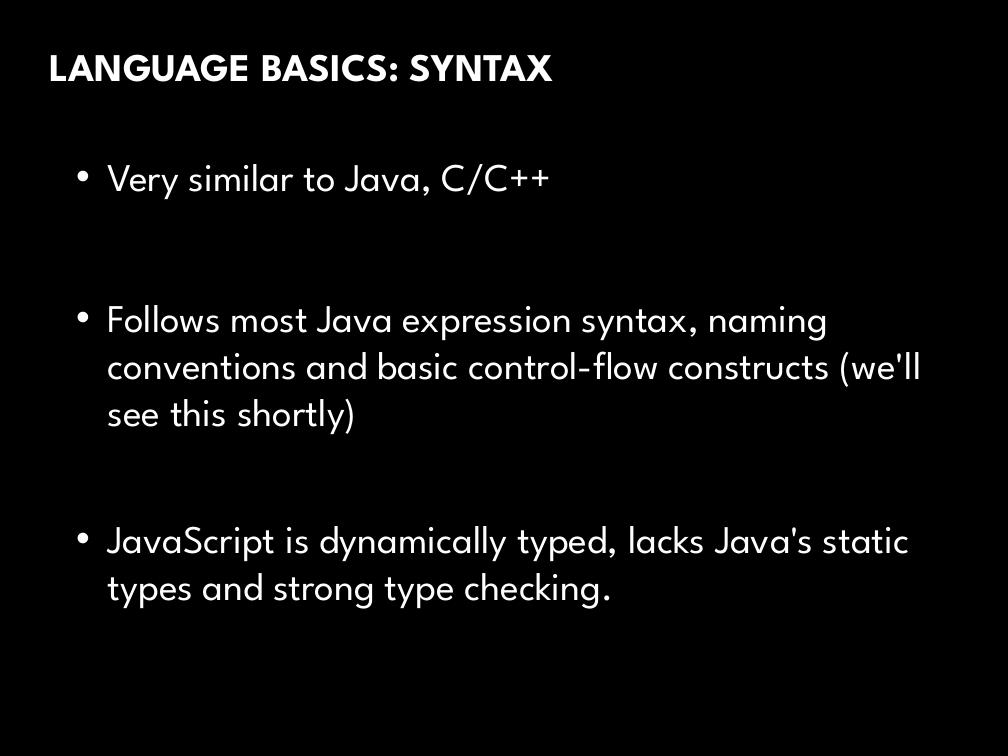
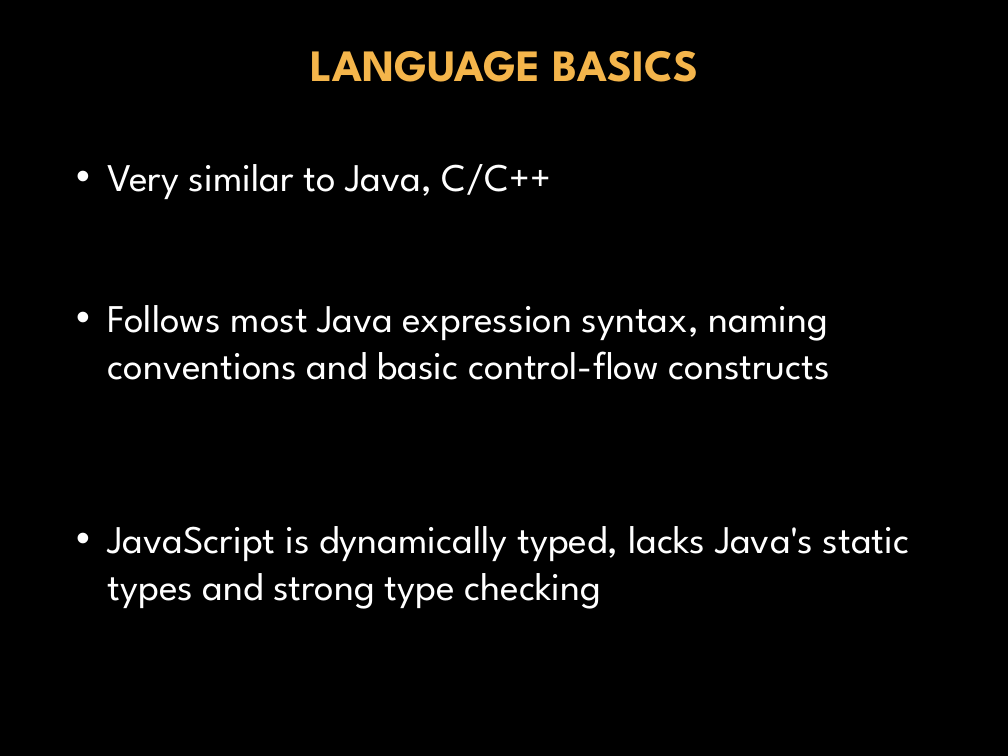
Before and after one commit to donfreiday/cpsc330-js, a slide deck: slide 11 of Javascript.pptx. Drawn at 1008x756 pixels with LibreOffice and Linux fonts; fonts in the diff are those of the drawing; background and template pictures are left out. Boxes give left, top, right and bottom in pixels: in the first picture for what was removed or moved away, otherwise in the second. Text is boxed around its words. In the diff, an @@ line names an element or a change of style, - is before the commit and + after.

```diff
--- a/Javascript.pptx
+++ b/Javascript.pptx
@@ title at [310,51,698,82]: text changed; size 28 to 32 pt; text colour gradient #FFFFFF to #BFBFBF to #F4B54B @@
-LANGUAGE BASICS: SYNTAX
+LANGUAGE BASICS
@@ text at [108,305,831,380]: text changed @@
-• Follows most Java expression syntax, naming conventions and basic control-flow constructs (we'll see this shortly)
+• Follows most Java expression syntax, naming conventions and basic control-flow constructs
@@ text at [108,526,910,609]: text changed @@
-• JavaScript is dynamically typed, lacks Java's static types and strong type checking.
+• JavaScript is dynamically typed, lacks Java's static types and strong type checking
```
Also in this commit, not shown: 34 other slides changed, 5 slides added, 2 slides removed.
